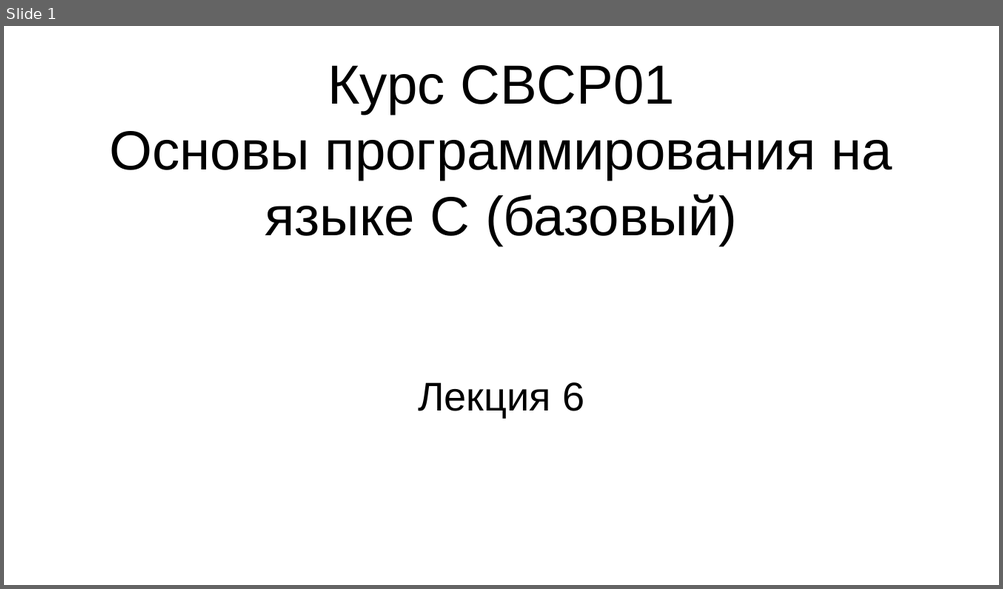
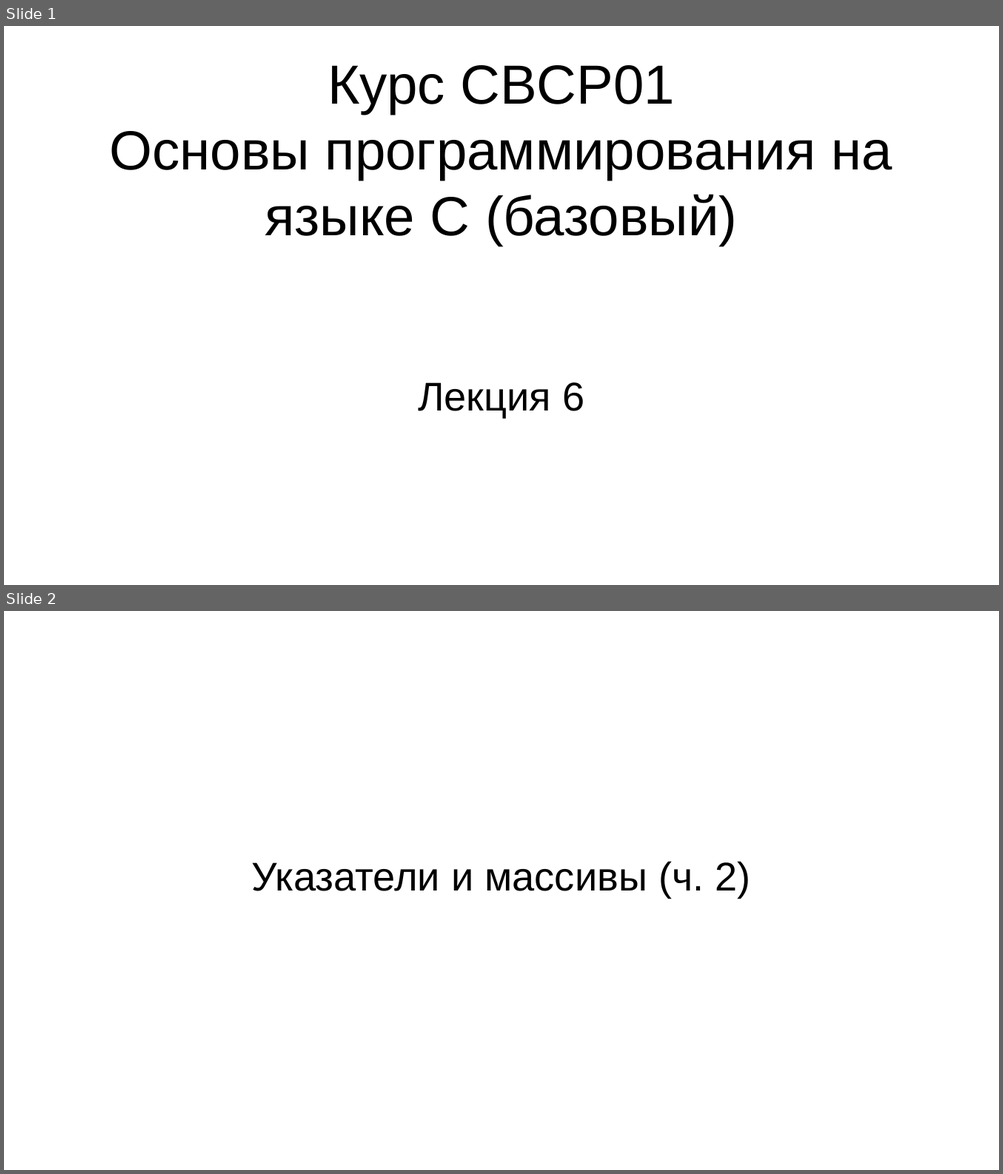
Before and after one commit to steelcraft/stud-lab, a slide deck: Лекции/CBCP01#L6.odp. Shown one above the other, each under a label of ours: slide 1 before the commit, slides 1 and 2 after it. The pictures are 1003x589 and 1003x1174 pixels, drawn with LibreOffice and Linux fonts; fonts in the diff are those of the drawing. Boxes give left, top, right and bottom in pixels: in the first picture for what was removed or moved away, otherwise in the second. Text is boxed around its words. In the diff, an @@ line names an element or a change of style, - is before the commit and + after.

```diff
--- a/Лекции/CBCP01#L6.odp
+++ b/Лекции/CBCP01#L6.odp
@@ slide 2 added at bbox=[4, 611, 999, 1170], background #FFFFFF @@
@@ title added at bbox=[251, 861, 750, 898], 32 pt, text #000000 @@
+Указатели и массивы (ч. 2)
```
Also in this commit, not shown: 12 other slides added.
